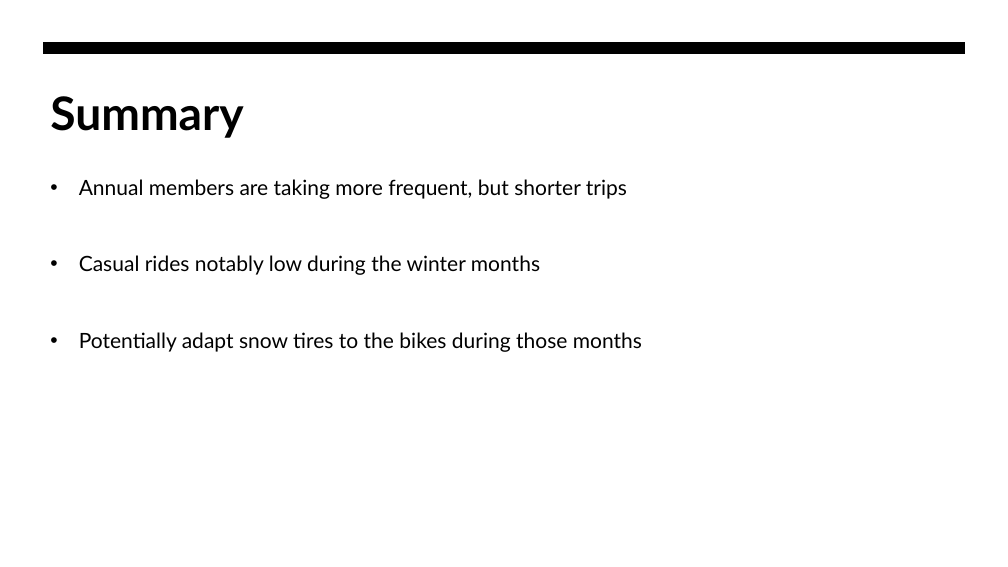
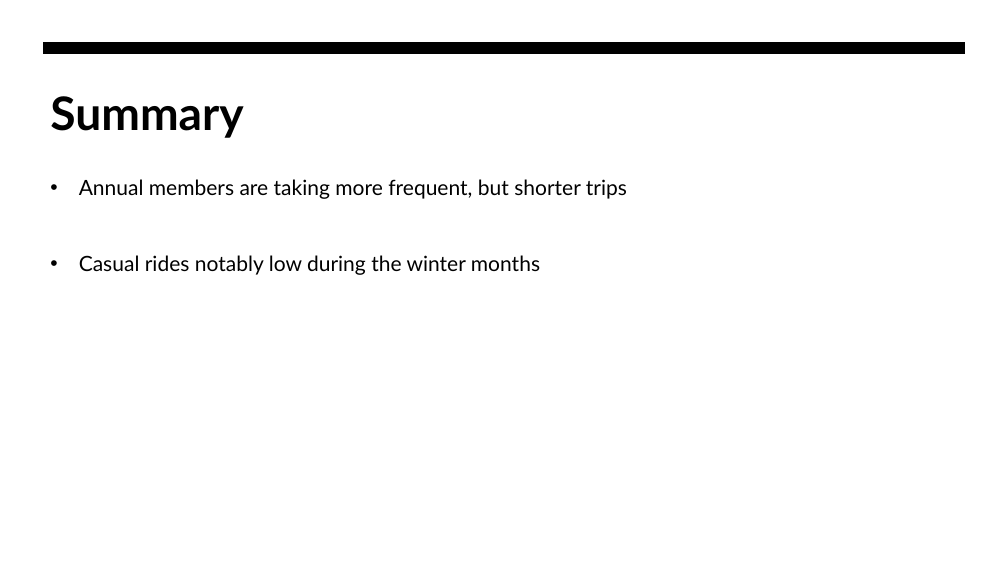
Before and after one commit to Deanotank/Data_Analytics_Portfolio, a slide deck: slide 7 of DataAnalyticsCapstone.pptx. Drawn at 1008x567 pixels with LibreOffice and Linux fonts; fonts in the diff are those of the drawing. Boxes give left, top, right and bottom in pixels: in the first picture for what was removed or moved away, otherwise in the second. Text is boxed around its words. In the diff, an @@ line names an element or a change of style, - is before the commit and + after.

```diff
--- a/DataAnalyticsCapstone.pptx
+++ b/DataAnalyticsCapstone.pptx
@@ text at (x1=79, y1=332, x2=642, y2=352): paragraph removed @@
-• Potentially adapt snow tires to the bikes during those months
```
Also in this commit, not shown: 1 other slide changed.
